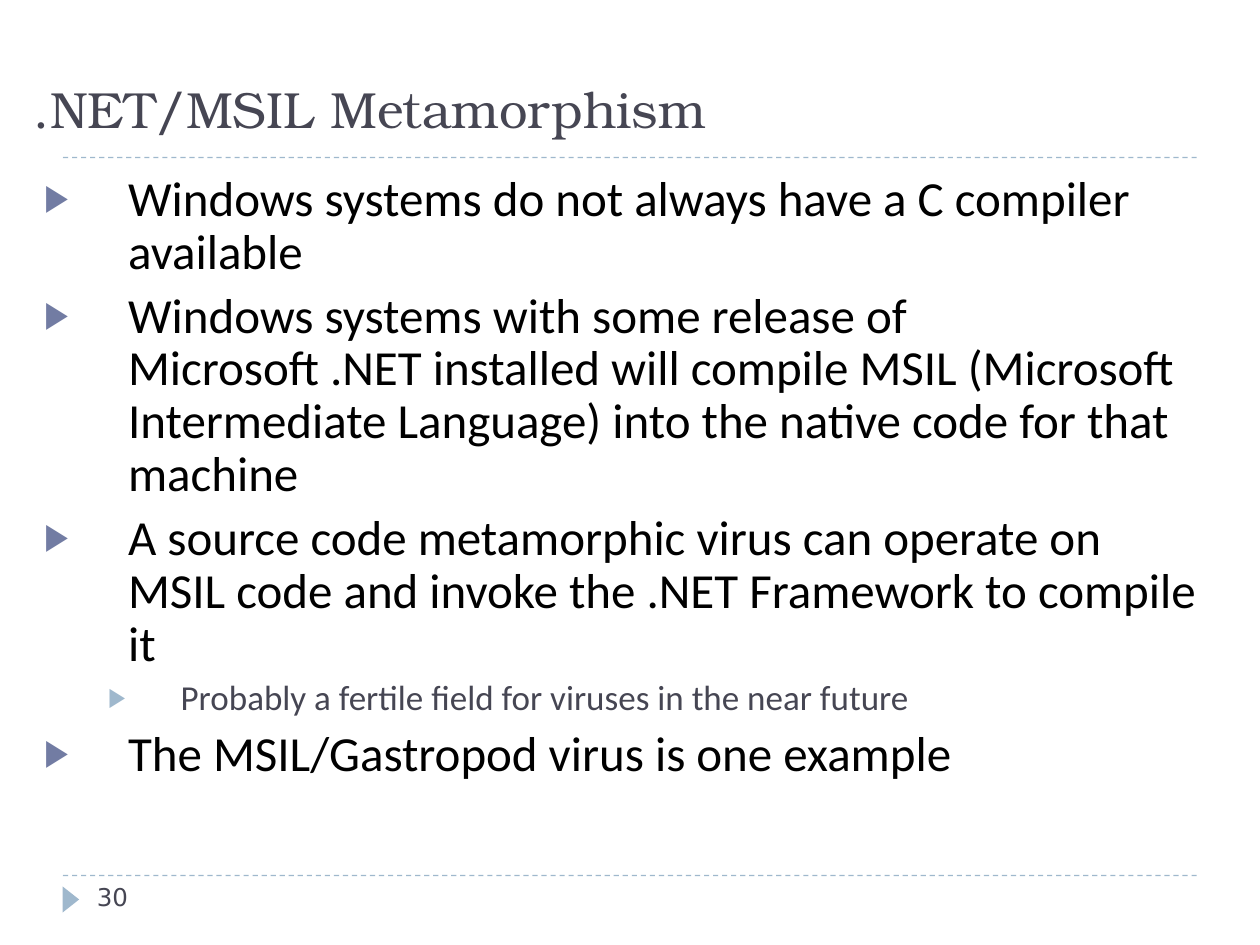
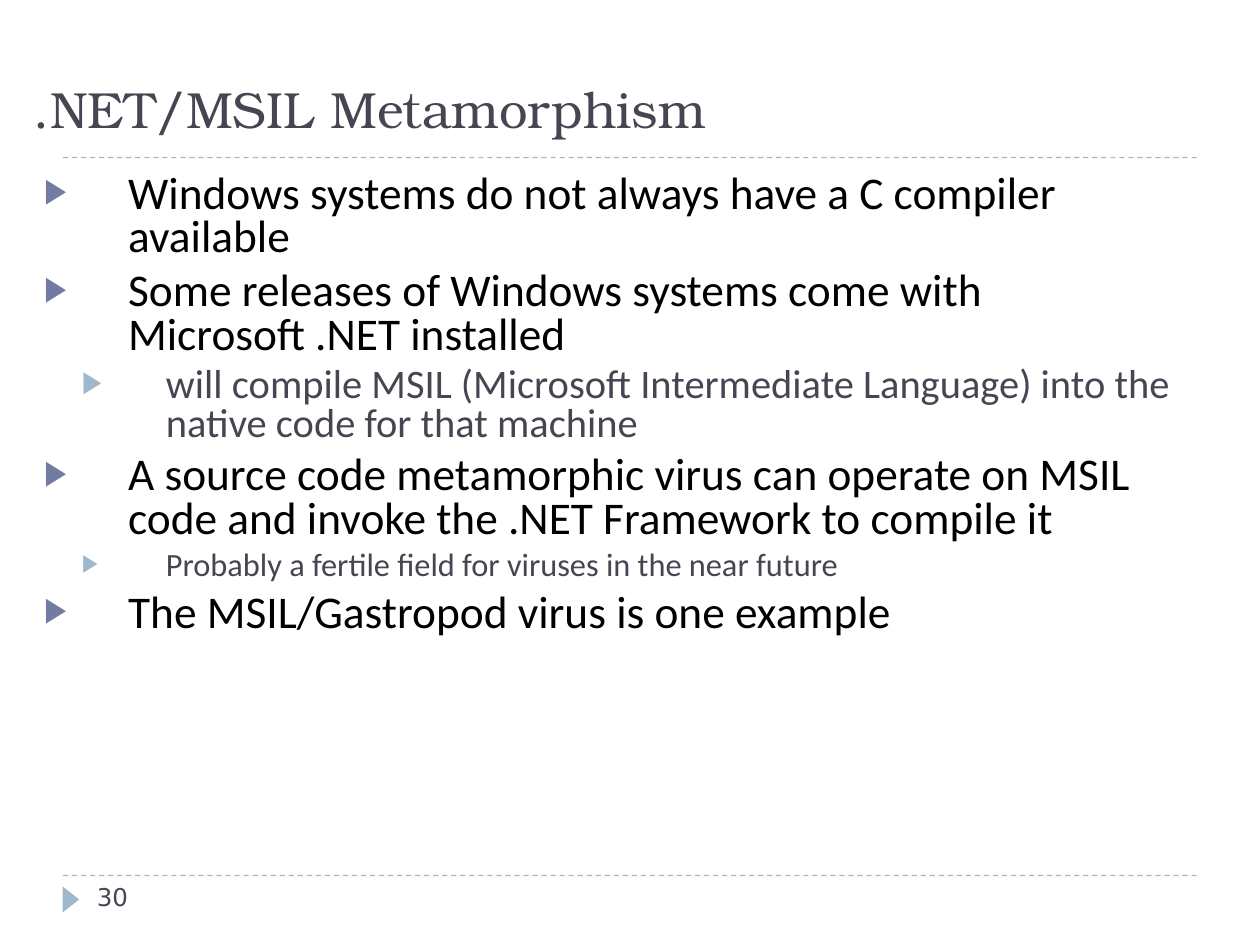
Before and after one commit to harrisonwl/harrisonwl.github.io, a slide deck: slide 30 of assets/courses/malware/spring2017/slides/FinalWeeks/PolyMetamorphic.ppt. Drawn at 1260x945 pixels with LibreOffice and Linux fonts; fonts in the diff are those of the drawing. Boxes give left, top, right and bottom in pixels: in the first picture for what was removed or moved away, otherwise in the second. Text is boxed around its words. In the diff, an @@ line names an element or a change of style, - is before the commit and + after.

```diff
--- a/assets/courses/malware/spring2017/slides/FinalWeeks/PolyMetamorphic.ppt
+++ b/assets/courses/malware/spring2017/slides/FinalWeeks/PolyMetamorphic.ppt
@@ text at [128, 177, 1129, 636]: size 28 to 25.9 pt in "Windows systems do not always have a ...", "A source code metamorphic virus can operate ...", "The MSIL/Gastropod virus is one example"; size 20 to 18.5 pt in "Probably a fertile field for viruses in ..."; line spacing 0.9 to 0.8; indent changed @@
@@ text at [128, 274, 1170, 438]: text changed; size 28 to 23.1 pt; text colour #000000 to #464653 @@
-▶ Windows systems with some release of Microsoft .NET installed will compile MSIL (Microsoft Intermediate Language) into the native code for that machine
+▶ Some releases of Windows systems come with Microsoft .NET installed
+  ▶ will compile MSIL (Microsoft Intermediate Language) into the native code for that machine
```
Also in this commit, not shown: 32 other slides changed, 6 other files.
